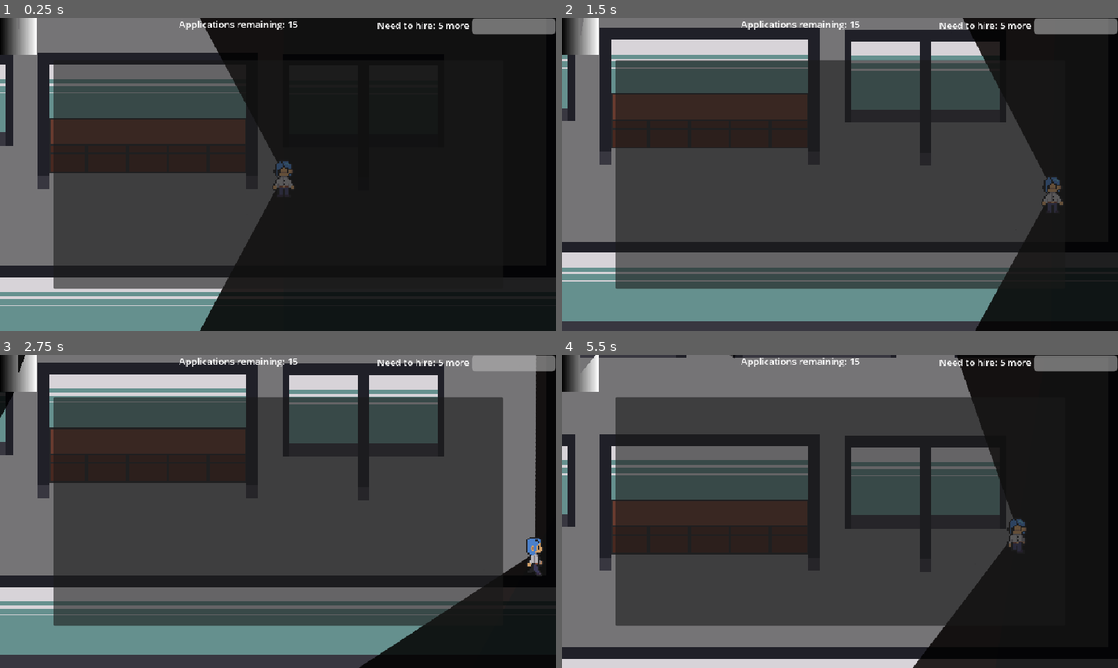
Above: before the commit, frames 1-4 (two rows, left to right).
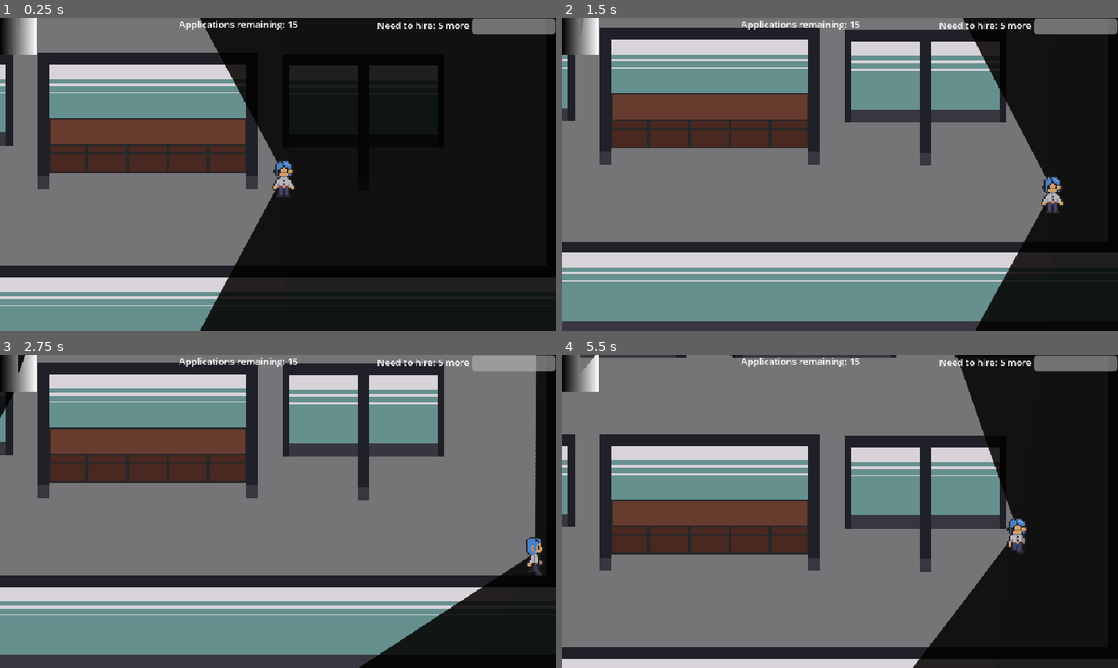
Above: after the commit, the same moments.

Repository: ygda-org/brackeys-26.2
Game: Godot game, scene res://main/main.tscn
The game is run twice, just before and just after one commit, with the same random seed, the same clock (stepped at 60 frames per second) and the same inputs. The engine's default icon, where the game draws it, is replaced by a stand-in: a white triangle on a blue panel in a dark square. Sound files missing from this copy of the repository are replaced by a short silence.
Inputs (mouse positions are in pixels of both pictures, inside the frame that each line leads up to):
- Up to frame 1 (0.25 s): no input
- Up to frame 2 (1.5 s): tap Enter at 0.5 s; move the mouse to (962, 158) at 0.52 s; hold D (right) 0.53-1.28 s; tap E (open_application, bound only after the commit) at 0.6 s; move the mouse to (728, 190) at 1.27 s; hold S (down) from 1.28 s (still down); click (728, 190) at 1.35 s
- Up to frame 3 (2.75 s): tap E (open_application, bound only after the commit) at 1.55, 2.1 s; tap Space at 2 s; move the mouse to (333, 442) at 2.02 s; release S (down) at 2.03 s; hold D (right) from 2.03 s (still down)
- Up to frame 4 (5.5 s): move the mouse to (812, 574) at 2.77 s; release D (right) at 2.78 s; hold W (up) 2.78-3.53 s; tap E (open_application, bound only after the commit) at 2.85, 3.8, 4.35, 5.1 s; move the mouse to (1006, 558) at 3.52 s; hold A (left) 3.53-5.03 s; click (1006, 558) at 3.6 s; move the mouse to (673, 464) at 4.27 s; move the mouse to (867, 511) at 5.02 s; hold S (down) from 5.03 s (still down)

The runs differ from the first frame. In frame 1, 23% of the frame differs, in the area x 9-53%, y 14-87%; in frame 2, 48%; in frame 3, 51%, in the area x 9-91%, y 13-87%; in frame 4, 43%.

Commit message:
hiring is in

Diff:
--- a/player/player.gd
+++ b/player/player.gd
@@ -14,6 +14,16 @@
 func _physics_process(delta):
 	if GameState.player_animation_lock:
 		return
+	if Input.is_action_just_pressed("open_application") and GameState.near_desk:
+		if $CanvasLayer.visible:
+			$CanvasLayer.visible = false
+			GameState.main.get_node("CanvasModulate").visible = true
+			pass
+		else:
+			$CanvasLayer.visible = true
+			GameState.main.get_node("CanvasModulate").visible = false
+			pass
+
 	if Input.is_action_just_pressed("punch"):
 		$PunchHitbox.monitoring = true
 		get_tree().create_timer(0.25).timeout.connect($PunchHitbox.set.bind("monitoring", false))
--- a/player/player.tscn
+++ b/player/player.tscn
@@ -269,6 +269,7 @@
 [node name="AnimationPlayer" type="AnimationPlayer" parent="." unique_id=813548592]
 
 [node name="CanvasLayer" type="CanvasLayer" parent="." unique_id=1862645313]
+visible = false
 
 [node name="Papers" parent="CanvasLayer" unique_id=1765573664 instance=ExtResource("7_boad6")]
 
--- a/project.godot
+++ b/project.godot
@@ -72,6 +72,11 @@
 "events": [Object(InputEventKey,"resource_local_to_scene":false,"resource_name":"","device":-1,"window_id":0,"alt_press …(195 unchanged characters)…
 ]
 }
+open_application={
+"deadzone": 0.2,
+"events": [Object(InputEventKey,"resource_local_to_scene":false,"resource_name":"","device":-1,"window_id":0,"alt_pressed":false,"shift_pressed":false,"ctrl_pressed":false,"meta_pressed":false,"pressed":false,"keycode":0,"physical_keycode":69,"key_label":0,"unicode":101,"location":0,"echo":false,"script":null)
+]
+}
 
 [layer_names]
 
--- /dev/null
+++ b/ui/papers/papers.gd
@@ -0,0 +1,33 @@
+extends Control
+
+var current_app : Application = null
+
+# Called when the node enters the scene tree for the first time.
+func _ready() -> void:
+	pass # Replace with function body.
+
+
+# Called every frame. 'delta' is the elapsed time since the previous frame.
+func _process(delta: float) -> void:
+	if current_app == null and GameState.hiring_queue.size() > 0:
+		load_application()
+
+func load_application():
+	current_app = GameState.hiring_queue[0]
+	var text : String = ""
+	text += "Name: " + current_app.name + "\n"
+	text += "Past Jobs: " + str(current_app.past_jobs) + "\n"
+	text += "Skills: " + str(current_app.skills) + "\n"
+	text += "College: " + str(current_app.college) + "\n"
+	text += "Company Reason: " + str(current_app.company_reason) + "\n"
+	$ApplicationText.text = text
+
+
+func _on_hire_button_pressed() -> void:
+	GameState.hire()
+	current_app = null
+
+
+func _on_reject_button_pressed() -> void:
+	GameState.hiring_queue.pop_front()
+	current_app = null
--- a/ui/papers/papers.tscn
+++ b/ui/papers/papers.tscn
@@ -1,4 +1,9 @@
 [gd_scene format=3 uid="uid://maik53mxl575"]
+
+[ext_resource type="Script" uid="uid://uy5yr6ffnjfe" path="res://ui/papers/papers.gd" id="1_3l3wd"]
+
+[sub_resource type="StyleBoxFlat" id="StyleBoxFlat_3wy1v"]
+bg_color = Color(0.34, 0.34, 0.34, 1)
 
 [node name="Papers" type="Control" unique_id=1765573664]
 layout_mode = 3
@@ -7,17 +12,38 @@
 anchor_bottom = 1.0
 grow_horizontal = 2
 grow_vertical = 2
+script = ExtResource("1_3l3wd")
 
 [node name="Panel" type="Panel" parent="." unique_id=6313317]
 layout_mode = 1
-anchors_preset = 8
-anchor_left = 0.5
-anchor_top = 0.5
-anchor_right = 0.5
-anchor_bottom = 0.5
-offset_left = -388.5
-offset_top = -197.0
-offset_right = 388.5
-offset_bottom = 197.0
+anchors_preset = 15
+anchor_right = 1.0
+anchor_bottom = 1.0
 grow_horizontal = 2
 grow_vertical = 2
+theme_override_styles/panel = SubResource("StyleBoxFlat_3wy1v")
+
+[node name="ApplicationText" type="Label" parent="." unique_id=635950298]
+layout_mode = 0
+offset_right = 40.0
+offset_bottom = 23.0
+text = "TEST"
+
+[node name="HireButton" type="Button" parent="." unique_id=728168719]
+layout_mode = 0
+offset_left = 613.0
+offset_top = 90.0
+offset_right = 870.0
+offset_bottom = 185.0
+text = "ACCEPT"
+
+[node name="RejectButton" type="Button" parent="." unique_id=1211115798]
+layout_mode = 0
+offset_left = 633.0
+offset_top = 214.0
+offset_right = 872.0
+offset_bottom = 319.0
+text = "DECLINE"
+
+[connection signal="pressed" from="HireButton" to="." method="_on_hire_button_pressed"]
+[connection signal="pressed" from="RejectButton" to="." method="_on_reject_button_pressed"]
Not shown, added: ui/papers/papers.gd.uid
